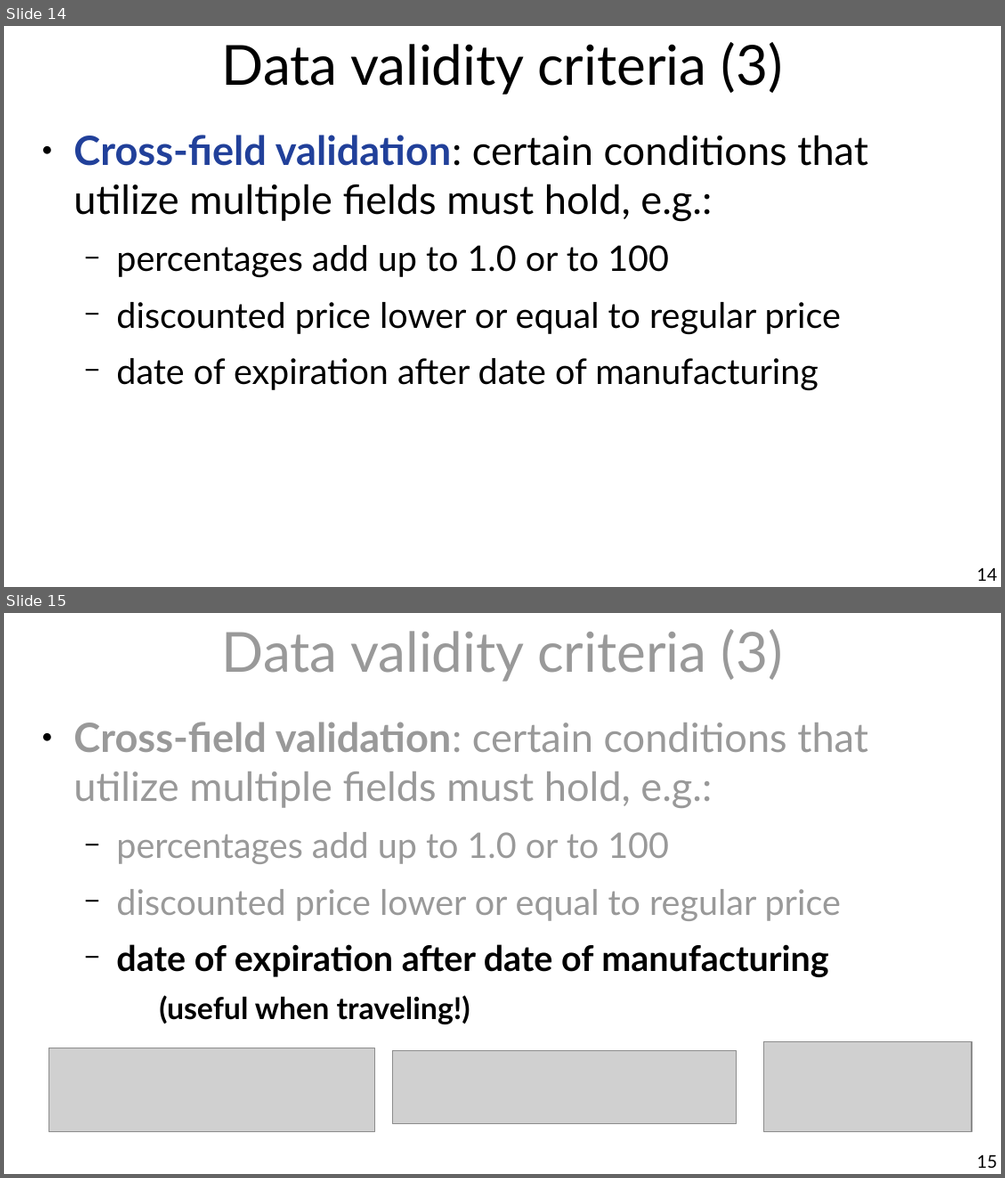
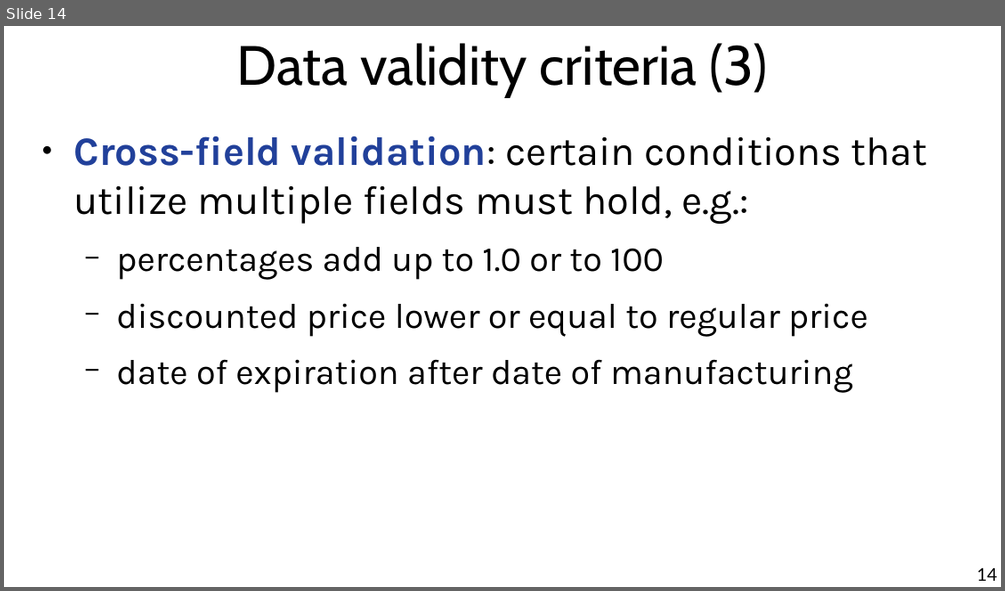
Before and after one commit to chatox/data-mining-course, a slide deck: theory/odp/tt04_integration_cleaning.odp. Shown one above the other, each under a label of ours: slides 14 and 15 before the commit, slide 14 after it. The pictures are 1005x1178 and 1005x591 pixels, drawn with LibreOffice and Linux fonts; fonts in the diff are those of the drawing; grey boxes stand for pictures. Boxes give left, top, right and bottom in pixels: in the first picture for what was removed or moved away, otherwise in the second. Text is boxed around its words. In the diff, an @@ line names an element or a change of style, - is before the commit and + after.

```diff
--- a/theory/odp/tt04_integration_cleaning.odp
+++ b/theory/odp/tt04_integration_cleaning.odp
@@ slide 15 removed at (4, 613, 1001, 1174), background #FFFFFF @@
@@ title removed at (222, 629, 782, 682) @@
-Data validity criteria (3)
@@ text removed at (73, 722, 868, 1024) @@
-● Cross-field validation: certain conditions that utilize multiple fields must hold, e.g.:
-  − percentages add up to 1.0 or to 100
-  − discounted price lower or equal to regular price
-  − date of expiration after date of manufacturing
-    (useful when traveling!)
@@ picture removed at (49, 1048, 375, 1131) @@
@@ picture removed at (393, 1051, 736, 1124) @@
@@ picture removed at (764, 1042, 971, 1132) @@
@@ page number removed at (977, 1154, 997, 1167) @@
-15
@@ slide 14 changed as well @@
@@ title "Data validity criteria (3)" at (237, 43, 767, 96): font Lato to Cabin @@
@@ text "Cross-field validation: certain conditions that ..." at (73, 136, 928, 393): font Lato to Karla @@
```
Also in this commit, not shown: 25 other slides changed, 1 slide added, 10 other files.
